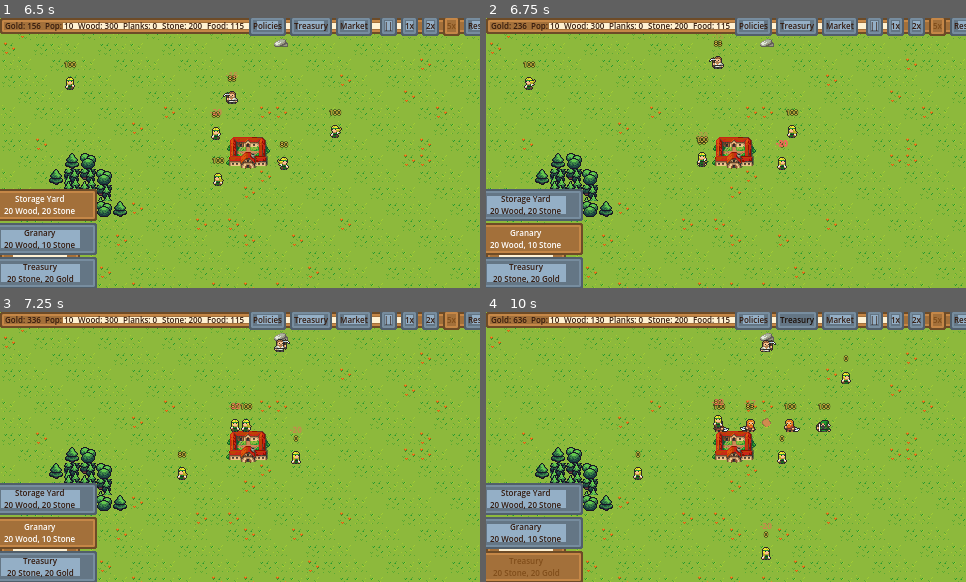
Above: before the commit, frames 1-4 (two rows, left to right).
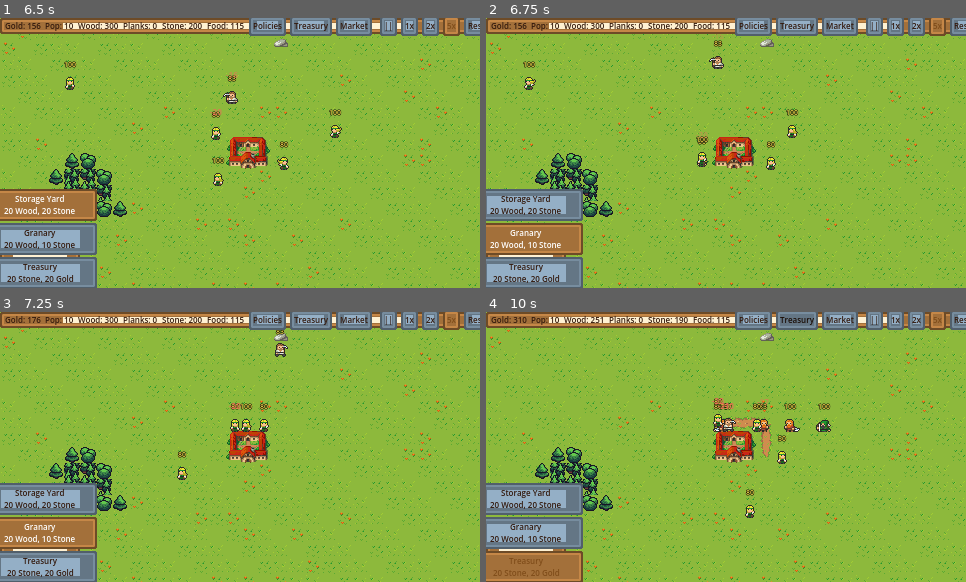
Above: after the commit, the same moments.

Repository: stierk/freepeople
Game: Godot game, scene res://scenes/main/Main.tscn
Two runs of this game, one before a commit and one after it. Both use one fixed random seed, a clock stepped at 60 frames per second and the inputs below.
Inputs:
- Up to frame 1 (6.5 s): click "Policies" at 0.5 s; click "Treasury" at 1.25 s; click "Market" at 2 s; click "||" at 2.75 s; click "1x" at 3.5 s; click "2x" at 4.25 s; click "5x" at 5 s; click "Storage Yard 20 Wood, 20 Stone" at 5.75 s
- Up to frame 2 (6.75 s): click "Granary 20 Wood, 10 Stone" at 6.5 s
- Up to frame 3 (7.25 s): no input
- Up to frame 4 (10 s): click "Treasury 20 Stone, 20 Gold" at 7.25 s; click "Policies" at 8 s; click "✕" at 8.75 s; click "Treasury" at 9.5 s

Frame 1 is identical in both runs. In frame 2, 0.3% of the frame differs, in the area x 5-63%, y 1-57%; in frame 3, 0.4%; in frame 4, 1.6%, in the area x 5-77%, y 1-92%.

Commit message:
Revert "Increase starting food stock 10x (3 -> 30)"
This reverts commit 3eec9b930eefcec336bde8c8db62fa9705799ee7.

Diff:
--- a/scripts/autoload/GameState.gd
+++ b/scripts/autoload/GameState.gd
@@ -42,7 +42,7 @@
 	inh.gold = 100.0
 	# M22: small starting food stock, so a freshly spawned inhabitant doesn't starve
 	# before they manage their first buy-food trip to the granary.
-	inh.inventory[Goods.GoodType.FOOD] = 30.0
+	inh.inventory[Goods.GoodType.FOOD] = 3.0
 	inh.margin = randf()  # M20: personal price margin [0,1] (= greed trait, see M28)
 	inh.job_check_factor = randf()  # personal profession-switch check interval (× 10 days)
 	# M28: evolutionary traits – random at spawn. Each has a benefit and a drawback, see
